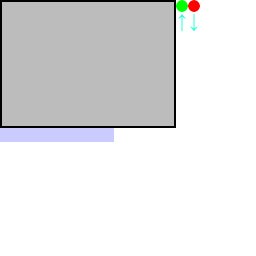
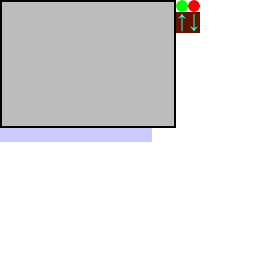
Layers edited between the first and the second (256, 256) image:
added layer "Pasted Layer" above "Layer" over 133, 128, 152, 142
painted on "Layer" over 114, 12, 200, 142
